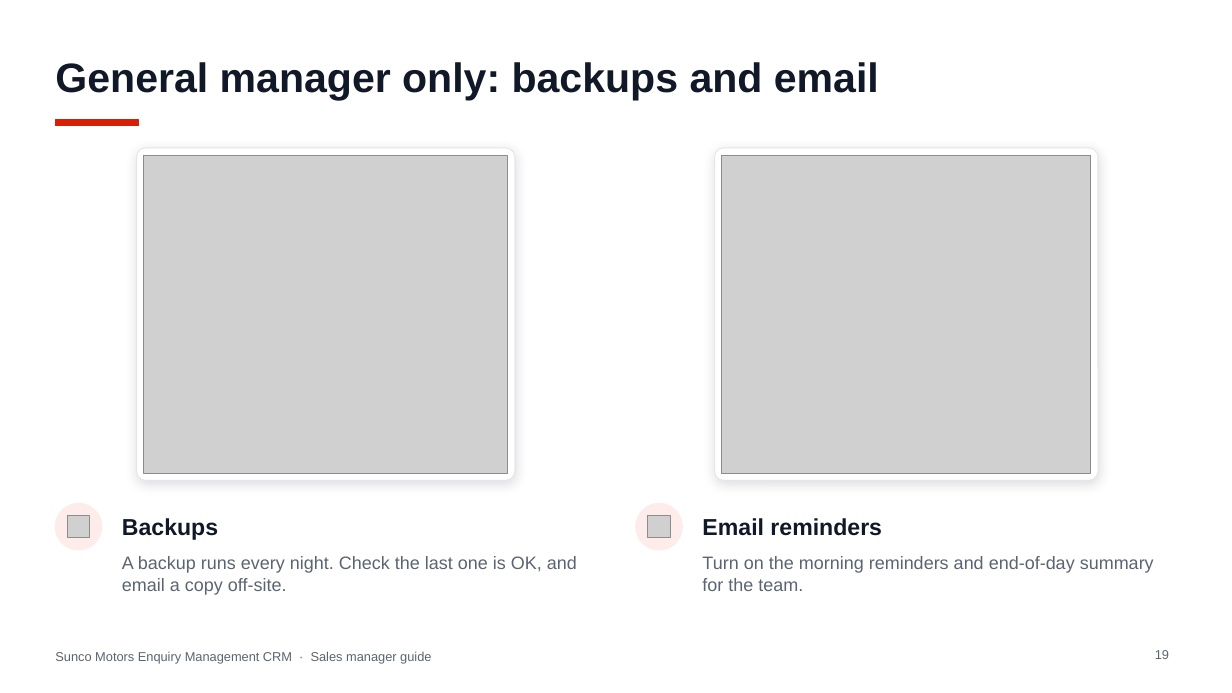
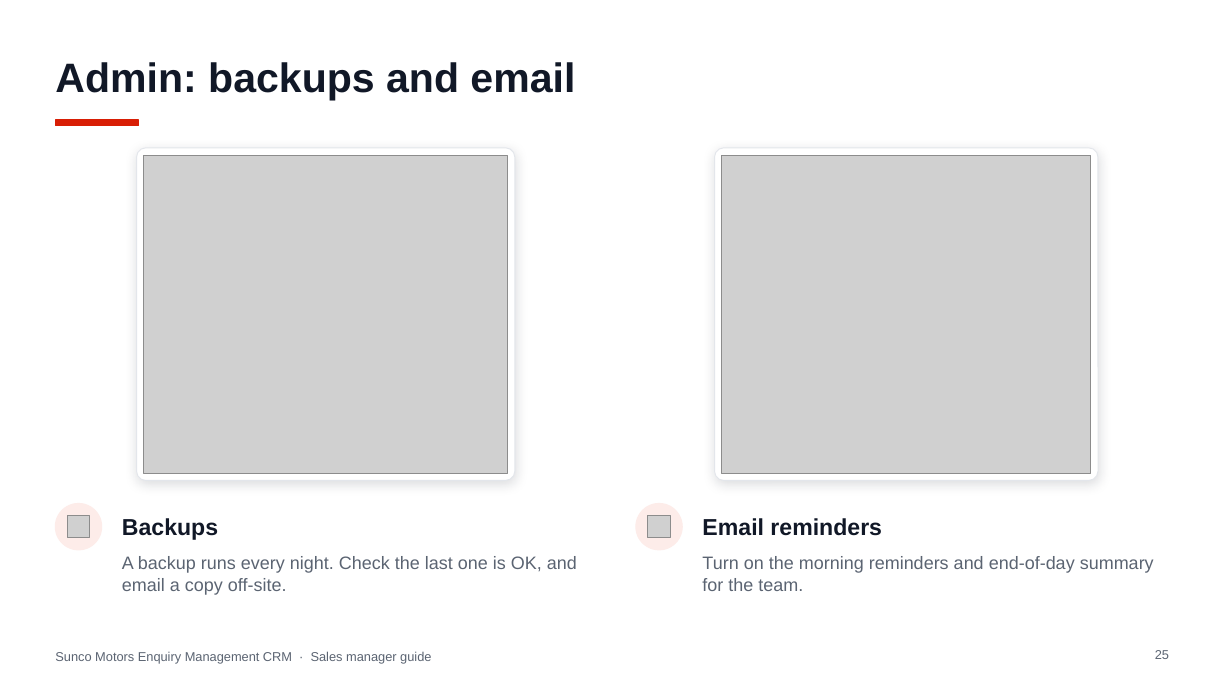
Before and after one commit to jakeeeecurran/walkin-management, a slide deck: slide 25 of docs/training/Sunco-Motors-Enquiry-CRM-Sales-Manager-Guide.pptx (slide 19 before the commit). Drawn at 1232x693 pixels with LibreOffice and Linux fonts; fonts in the diff are those of the drawing; grey boxes stand for pictures. Boxes give left, top, right and bottom in pixels: in the first picture for what was removed or moved away, otherwise in the second. Text is boxed around its words. In the diff, an @@ line names an element or a change of style, - is before the commit and + after.

```diff
--- a/docs/training/Sunco-Motors-Enquiry-CRM-Sales-Manager-Guide.pptx
+++ b/docs/training/Sunco-Motors-Enquiry-CRM-Sales-Manager-Guide.pptx
@@ title at (55, 62, 575, 100): text changed @@
-General manager only: backups and email
+Admin: backups and email
@@ page number at (1155, 650, 1169, 659): text changed @@
-19
+25
```
Also in this commit, not shown: 6 other slides changed, 6 slides added, 4 other files.
